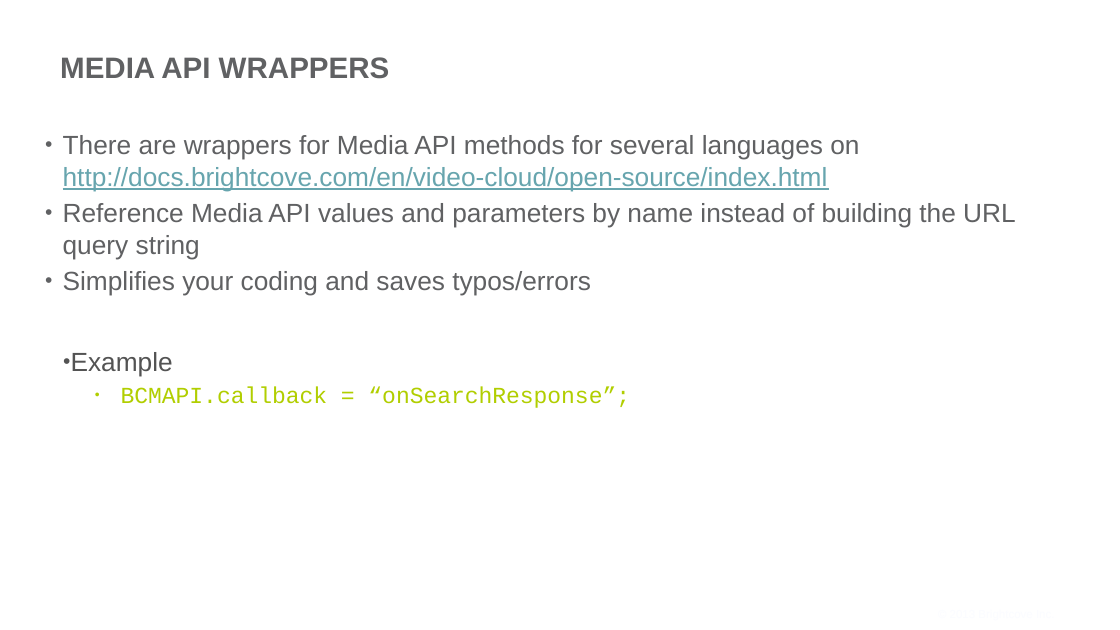
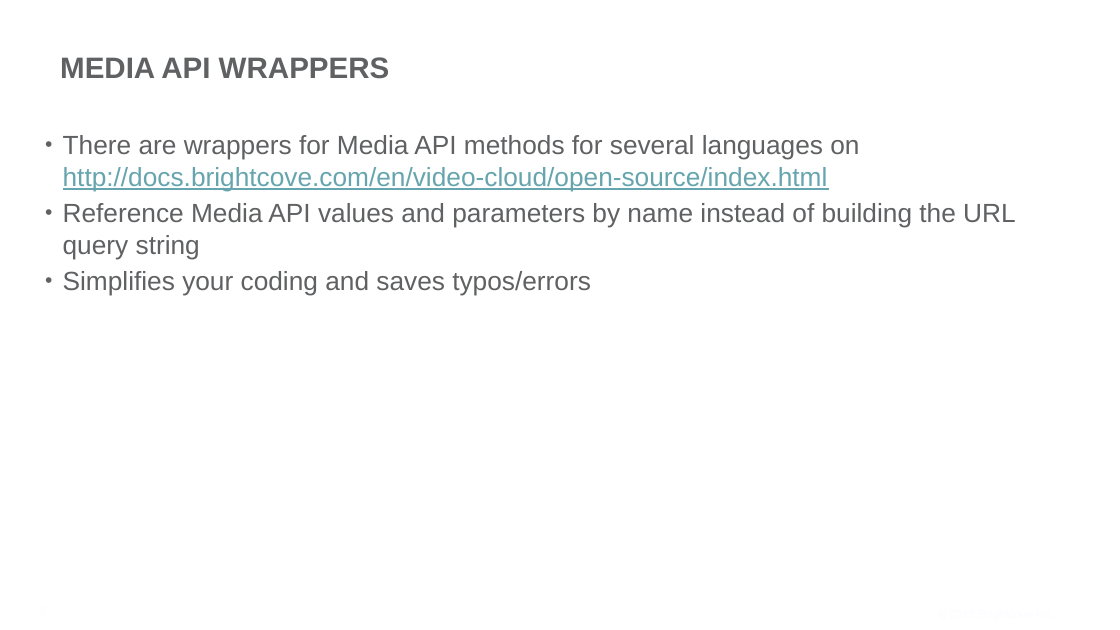
Before and after one commit to BrightcoveLearning/VideoCloudMediaAPI, a slide deck: slide 2 of VideoSessionsMaterials/intro-mapi-wrapper.pptx. Drawn at 1120x630 pixels with LibreOffice and Linux fonts; fonts in the diff are those of the drawing; background and template pictures are left out. Boxes give left, top, right and bottom in pixels: in the first picture for what was removed or moved away, otherwise in the second. Text is boxed around its words. In the diff, an @@ line names an element or a change of style, - is before the commit and + after.

```diff
--- a/VideoSessionsMaterials/intro-mapi-wrapper.pptx
+++ b/VideoSessionsMaterials/intro-mapi-wrapper.pptx
@@ text at [71,352,630,408]: paragraphs removed @@
-• Example
-  • BCMAPI.callback = “onSearchResponse”;
```
Also in this commit, not shown: 1 slide added.
